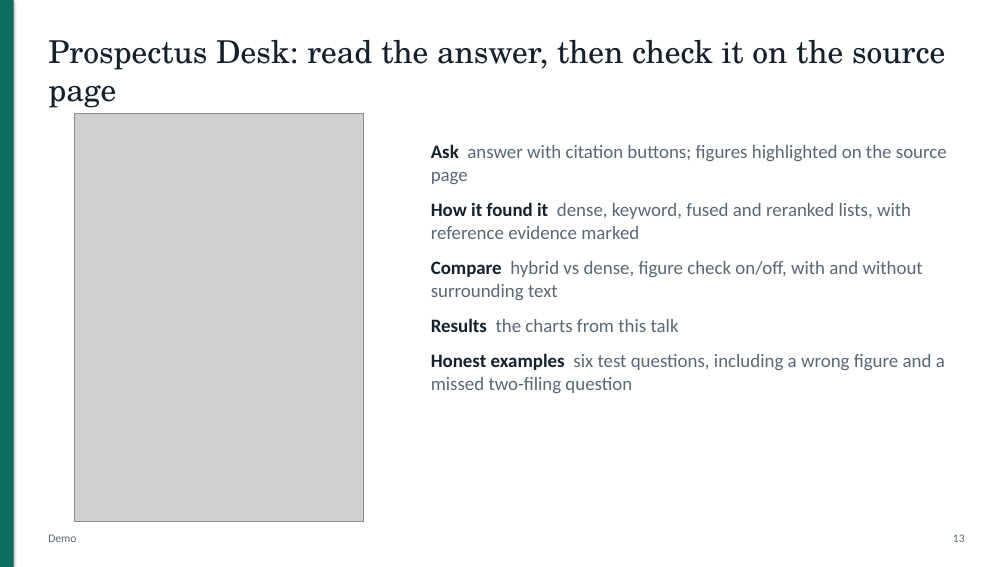
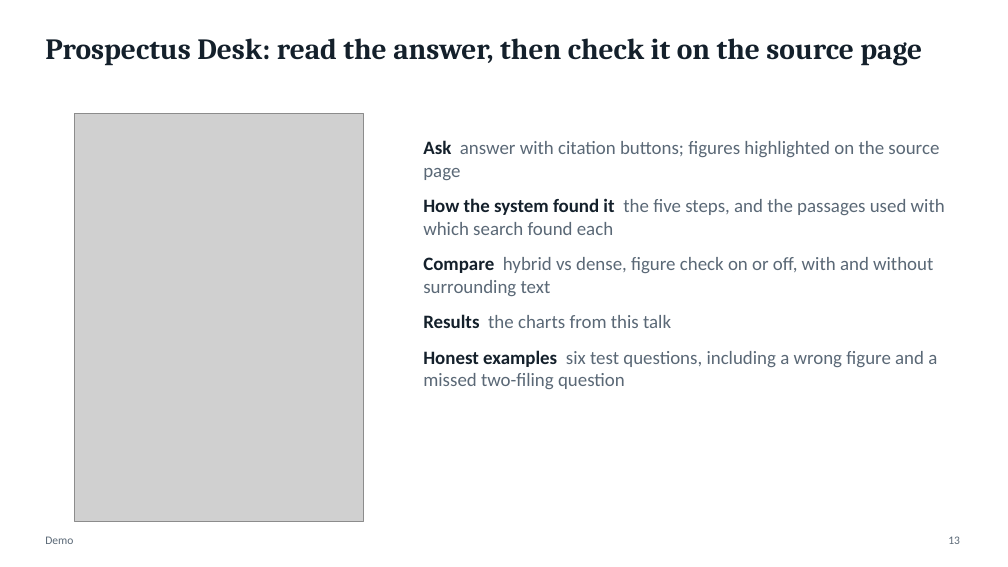
Before and after one commit to DarkkReaper007/RAG-for-financial-analysis, a slide deck: slide 13 of paper/slides.pptx. Drawn at 1008x567 pixels with LibreOffice and Linux fonts; fonts in the diff are those of the drawing; grey boxes stand for pictures. Boxes give left, top, right and bottom in pixels: in the first picture for what was removed or moved away, otherwise in the second. Text is boxed around its words. In the diff, an @@ line names an element or a change of style, - is before the commit and + after.

```diff
--- a/paper/slides.pptx
+++ b/paper/slides.pptx
@@ rectangle removed at [0,0,14,567] @@
@@ text "Prospectus Desk: read the answer, ..." at [45,38,922,66]: size 30 to 28 pt, font TeX Gyre Schola to Cambria, bold on @@
@@ text at [423,198,945,296]: text changed @@
-How it found it dense, keyword, fused and reranked lists, with reference evidence marked
-Compare hybrid vs dense, figure check on/off, with and without surrounding text
+How the system found it the five steps, and the passages used with which search found each
+Compare hybrid vs dense, figure check on or off, with and without surrounding text
@@ text "13": place and size @@
-text "13" at [953,534,965,542]
+text "13" at [948,536,960,544]
```
Also in this commit, not shown: 9 other slides changed, 7 slides added, 7 slides removed, 5 other files.
